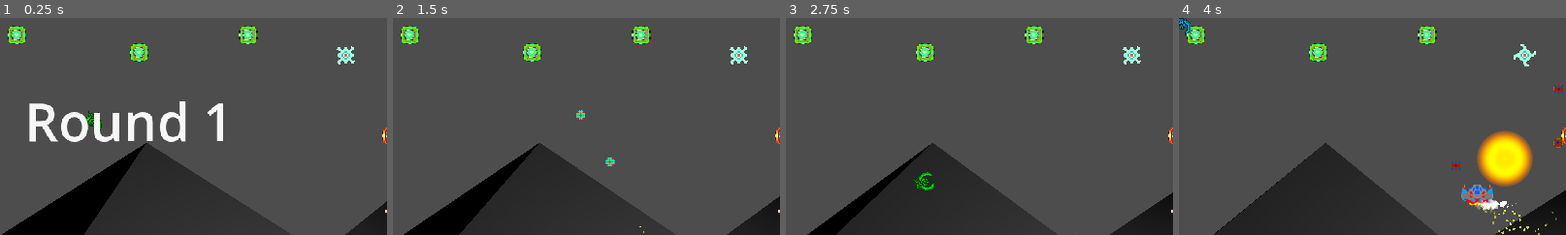
Above: before the commit, frames 1-4 (left to right).
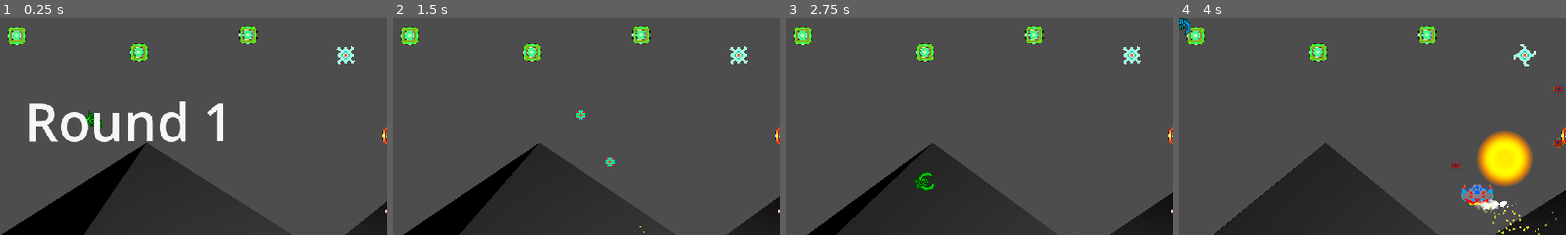
Above: after the commit, the same moments.

Repository: gamkedo-la/AttackStackCharlie
Game: Godot game, scene res://UI/MainMenu/main_menu.tscn
Same seed, same stepped clock (60 frames per second), same inputs: the game is played once before the commit and once after it. Sound files missing from this copy of the repository are replaced by a short silence.
Inputs:
- Up to frame 1 (0.25 s): no input
- Up to frame 2 (1.5 s): hold D (move right) 0.53-1.28 s; hold Space (shoot) 0.53-1.28 s; hold S (move down) from 1.28 s (still down); tap Space (shoot) at 1.35 s
- Up to frame 3 (2.75 s): release S (move down) at 2.03 s; hold D (move right) from 2.03 s (still down); hold Space (shoot) from 2.03 s (still down)
- Up to frame 4 (4 s): release D (move right) at 2.78 s; release Space (shoot) at 2.78 s; hold W (move up) 2.78-3.53 s; tap Space (shoot) at 2.85 s; hold A (move left) from 3.53 s (still down); hold Space (shoot) from 3.53 s (still down)
The pictures show only the part of the screen within x 32-82%, y 25-75%; the shares and areas given below are measured in that part.

The runs differ from the first frame. In frame 1, 0.2% of the frame differs, in the area x 2-7%, y 3-13%; in frame 2, 0.2%; in frame 3, 0.2%; in frame 4, 0.2%.

Commit message:
More cleanup/migration of per-scene to reusable core base scene

Diff:
--- a/Levels/EveryLevelReusedStuff.tscn
+++ b/Levels/EveryLevelReusedStuff.tscn
@@ -12,27 +12,6 @@
 [ext_resource type="AudioStream" uid="uid://byeot2c34tyb6" path="res://Raw Source Files/AUDIO/SFX/Sx_EnemyWeapon_Basic_Fire_08.wav" id="10_8idhy"]
 [ext_resource type="AudioStream" uid="uid://58f3fauypuul" path="res://Raw Source Files/AUDIO/SFX/Sx_EnemyWeapon_Basic_Fire_09.wav" id="11_18cia"]
 [ext_resource type="AudioStream" uid="uid://dxgt70jp13sar" path="res://Raw Source Files/AUDIO/SFX/Sx_EnemyWeapon_Basic_Fire_10.wav" id="12_y1uoe"]
-
-[sub_resource type="GDScript" id="GDScript_gxu2r"]
-script/source = "extends Node
-
-func trigger_explosion_at_position(position, radius):
-	print(\"Received explosion trigger at: \", position, \" with radius: \", radius)
-	var affected_areas = get_tree().get_nodes_in_group(\"explosion_areas\")
-	for area in affected_areas:
-		if area.global_position.distance_to(position) <= radius and area.get_parent().is_in_group(\"enemies\") and not area.get_parent().exploded:
-			area.get_parent().explode()
-
-func explode_enemy(enemy):
-	enemy.explode()
-	emit_signal(\"enemy_exploded\", enemy.global_position, enemy.explosion_radius)
-"
-
-[sub_resource type="RectangleShape2D" id="RectangleShape2D_82fqj"]
-size = Vector2(1160, 16)
-
-[sub_resource type="RectangleShape2D" id="RectangleShape2D_5ro1f"]
-size = Vector2(16, 671)
 
 [sub_resource type="AudioStreamRandomizer" id="AudioStreamRandomizer_irrt5"]
 random_pitch = 1.5
@@ -58,7 +37,43 @@
 stream_9/stream = ExtResource("12_y1uoe")
 stream_9/weight = 1.0
 
+[sub_resource type="GDScript" id="GDScript_gxu2r"]
+script/source = "extends Node
+
+func trigger_explosion_at_position(position, radius):
+	print(\"Received explosion trigger at: \", position, \" with radius: \", radius)
+	var affected_areas = get_tree().get_nodes_in_group(\"explosion_areas\")
+	for area in affected_areas:
+		if area.global_position.distance_to(position) <= radius and area.get_parent().is_in_group(\"enemies\") and not area.get_parent().exploded:
+			area.get_parent().explode()
+
+func explode_enemy(enemy):
+	enemy.explode()
+	emit_signal(\"enemy_exploded\", enemy.global_position, enemy.explosion_radius)
+"
+
+[sub_resource type="RectangleShape2D" id="RectangleShape2D_82fqj"]
+size = Vector2(1160, 16)
+
+[sub_resource type="RectangleShape2D" id="RectangleShape2D_5ro1f"]
+size = Vector2(16, 671)
+
 [node name="EveryLevelReusedStuff" type="Node2D"]
+
+[node name="Player" parent="." instance=ExtResource("2_5g5ro")]
+position = Vector2(550, 534)
+
+[node name="SX_PlayShootBasic" type="AudioStreamPlayer" parent="Player"]
+stream = SubResource("AudioStreamRandomizer_irrt5")
+
+[node name="PlayerUpgradeStatus" type="Label" parent="."]
+offset_left = 24.0
+offset_top = 15.0
+offset_right = 168.0
+offset_bottom = 85.0
+text = "ROF: 0
+SPLIT: 0
+RANGE: 0"
 
 [node name="ExplosionManager" type="Node2D" parent="."]
 script = SubResource("GDScript_gxu2r")
@@ -85,17 +100,27 @@
 position = Vector2(580, 648)
 shape = SubResource("RectangleShape2D_82fqj")
 
-[node name="Player" parent="." instance=ExtResource("2_5g5ro")]
-position = Vector2(550, 534)
+[node name="Background 3D setup" type="Node2D" parent="."]
 
-[node name="SX_PlayShootBasic" type="AudioStreamPlayer" parent="Player"]
-stream = SubResource("AudioStreamRandomizer_irrt5")
+[node name="Camera3D" type="Camera3D" parent="Background 3D setup"]
+transform = Transform3D(1, -6.97574e-16, -1.52459e-23, -1.5246e-23, -4.37114e-08, 1, -6.97574e-16, -1, -4.37114e-08, 17.5481, 13.0985, 9.98588)
+projection = 1
+size = 20.0
 
-[node name="PlayerUpgradeStatus" type="Label" parent="."]
-offset_left = 24.0
-offset_top = 15.0
-offset_right = 168.0
-offset_bottom = 85.0
-text = "ROF: 0
-SPLIT: 0
-RANGE: 0"
+[node name="3D boundaries - visual for alignment" type="Node" parent="Background 3D setup"]
+
+[node name="3d left" type="CSGBox3D" parent="Background 3D setup/3D boundaries - visual for alignment"]
+transform = Transform3D(1, 0, 0, 0, 1, 0, 0, 0, 1, -0.731264, 4.99725, 9.98039)
+size = Vector3(1, 1, 20.3375)
+
+[node name="3d top" type="CSGBox3D" parent="Background 3D setup/3D boundaries - visual for alignment"]
+transform = Transform3D(1, 0, 0, 0, 1, 0, 0, 0, 1, 17.4762, 4.99725, -0.271633)
+size = Vector3(36.7784, 1, 0.786194)
+
+[node name="3d bottom" type="CSGBox3D" parent="Background 3D setup/3D boundaries - visual for alignment"]
+transform = Transform3D(1, 0, 0, 0, 1, 0, 0, 0, 1, 17.4762, 4.99725, 20.1256)
+size = Vector3(36.7784, 1, 0.72316)
+
+[node name="3d right" type="CSGBox3D" parent="Background 3D setup/3D boundaries - visual for alignment"]
+transform = Transform3D(1, 0, 0, 0, 1, 0, 0, 0, 1, 35.7226, 4.99725, 10.0399)
+size = Vector3(1, 1, 20.2183)
--- a/Levels/MainPlay.tscn
+++ b/Levels/MainPlay.tscn
@@ -43,83 +43,64 @@
 [node name="EvilRusher2" parent="Enemies" instance=ExtResource("24_y3ag5")]
 position = Vector2(252, 77)
 
-[node name="PowerupsTest" type="Node2D" parent="."]
+[node name="Powerups (pre-placed)" type="Node2D" parent="."]
 
-[node name="Powerup7" parent="PowerupsTest" instance=ExtResource("2_4aj01")]
+[node name="Powerup7" parent="Powerups (pre-placed)" instance=ExtResource("2_4aj01")]
 position = Vector2(176, 499)
 
-[node name="Powerup8" parent="PowerupsTest" instance=ExtResource("3_agxoh")]
+[node name="Powerup8" parent="Powerups (pre-placed)" instance=ExtResource("3_agxoh")]
 position = Vector2(951, 340)
 
-[node name="Powerup10" parent="PowerupsTest" instance=ExtResource("3_agxoh")]
+[node name="Powerup10" parent="Powerups (pre-placed)" instance=ExtResource("3_agxoh")]
 position = Vector2(953, 561)
 
-[node name="Powerup11" parent="PowerupsTest" instance=ExtResource("3_agxoh")]
+[node name="Powerup11" parent="Powerups (pre-placed)" instance=ExtResource("3_agxoh")]
 position = Vector2(956, 453)
 
-[node name="Powerup12" parent="PowerupsTest" instance=ExtResource("2_4aj01")]
+[node name="Powerup12" parent="Powerups (pre-placed)" instance=ExtResource("2_4aj01")]
 position = Vector2(265, 391)
 
-[node name="Powerup14" parent="PowerupsTest" instance=ExtResource("2_4aj01")]
+[node name="Powerup14" parent="Powerups (pre-placed)" instance=ExtResource("2_4aj01")]
 position = Vector2(211, 590)
+
+[node name="UpgradeShot_Range3" parent="Powerups (pre-placed)" instance=ExtResource("16_kxsc8")]
+position = Vector2(394, 191)
+
+[node name="UpgradeShot_Range4" parent="Powerups (pre-placed)" instance=ExtResource("16_kxsc8")]
+position = Vector2(576, 216)
+
+[node name="UpgradeShot_Range5" parent="Powerups (pre-placed)" instance=ExtResource("16_kxsc8")]
+position = Vector2(738, 190)
 
 [node name="3D background scene" type="Node" parent="."]
 
-[node name="3D boundaries" type="Node" parent="3D background scene"]
+[node name="3D Lighting" type="Node3D" parent="3D background scene"]
 
-[node name="3d left" type="CSGBox3D" parent="3D background scene/3D boundaries"]
-transform = Transform3D(1, 0, 0, 0, 1, 0, 0, 0, 1, -0.731264, 4.99725, 9.98039)
-size = Vector3(1, 1, 20.3375)
-
-[node name="3d top" type="CSGBox3D" parent="3D background scene/3D boundaries"]
-transform = Transform3D(1, 0, 0, 0, 1, 0, 0, 0, 1, 17.4762, 4.99725, -0.271633)
-size = Vector3(36.7784, 1, 0.786194)
-
-[node name="3d bottom" type="CSGBox3D" parent="3D background scene/3D boundaries"]
-transform = Transform3D(1, 0, 0, 0, 1, 0, 0, 0, 1, 17.4762, 4.99725, 20.1256)
-size = Vector3(36.7784, 1, 0.72316)
-
-[node name="3d right" type="CSGBox3D" parent="3D background scene/3D boundaries"]
-transform = Transform3D(1, 0, 0, 0, 1, 0, 0, 0, 1, 35.7226, 4.99725, 10.0399)
-size = Vector3(1, 1, 20.2183)
-
-[node name="OmniLight3D" type="OmniLight3D" parent="3D background scene"]
+[node name="OmniLight3D" type="OmniLight3D" parent="3D background scene/3D Lighting"]
 transform = Transform3D(1, 0, 0, 0, 1, 0, 0, 0, 1, 18.6197, 4.99725, 11.2573)
 omni_range = 24.9841
 
-[node name="OmniLight3D2" type="OmniLight3D" parent="3D background scene"]
+[node name="OmniLight3D2" type="OmniLight3D" parent="3D background scene/3D Lighting"]
 transform = Transform3D(1, 0, 0, 0, 1, 0, 0, 0, 1, 18.2094, -51.1959, 11.2573)
 omni_range = 47.1413
 
-[node name="OmniLight3D3" type="OmniLight3D" parent="3D background scene"]
+[node name="OmniLight3D3" type="OmniLight3D" parent="3D background scene/3D Lighting"]
 transform = Transform3D(1, 0, 0, 0, 1, 0, 0, 0, 1, 34.6214, -88.5333, 11.2573)
 omni_range = 47.1413
 
-[node name="Camera3D" type="Camera3D" parent="3D background scene"]
-transform = Transform3D(1, -6.97574e-16, -1.5246e-23, -1.5246e-23, -4.37114e-08, 1, -6.97574e-16, -1, -4.37114e-08, 17.5481, 13.0985, 9.98588)
-projection = 1
-size = 20.0
+[node name="3D Models" type="Node3D" parent="3D background scene"]
 
-[node name="UpgradeShot_Range3" parent="3D background scene" instance=ExtResource("16_kxsc8")]
-position = Vector2(394, 190)
-
-[node name="UpgradeShot_Range4" parent="3D background scene" instance=ExtResource("16_kxsc8")]
-position = Vector2(576, 216)
-
-[node name="UpgradeShot_Range5" parent="3D background scene" instance=ExtResource("16_kxsc8")]
-position = Vector2(738, 190)
-
-[node name="pyramid" parent="3D background scene" instance=ExtResource("19_dciw2")]
+[node name="pyramid" parent="3D background scene/3D Models" instance=ExtResource("19_dciw2")]
 transform = Transform3D(3.3, 2.34407e-07, -1.64176e-08, 1.18451e-08, 0.0643289, 3.29937, 2.34682e-07, -3.29937, 0.0643289, -5.49494, -57.1865, 17.7236)
 script = ExtResource("4_6wt8j")
 spinZ = 1
 
-[node name="pyramid3" parent="3D background scene" instance=ExtResource("19_dciw2")]
+[node name="pyramid3" parent="3D background scene/3D Models" instance=ExtResource("19_dciw2")]
 transform = Transform3D(1.18001, -8.6111e-08, 2.92063, -2.92063, -1.27665e-07, 1.18001, 8.6111e-08, -3.15, -1.27665e-07, 17.8922, -108.064, 17.7236)
 script = ExtResource("4_6wt8j")
 spinZ = 1
 
-[node name="pyramid2" parent="3D background scene" instance=ExtResource("19_dciw2")]
+[node name="pyramid2" parent="3D background scene/3D Models" instance=ExtResource("19_dciw2")]
 transform = Transform3D(2.12132, -3.84083e-08, 2.12132, -2.12132, -9.27259e-08, 2.12132, 3.84083e-08, -3, -9.27259e-08, 31.8664, -16.4184, 17.7236)
 script = ExtResource("4_6wt8j")
 spinZ = 1
